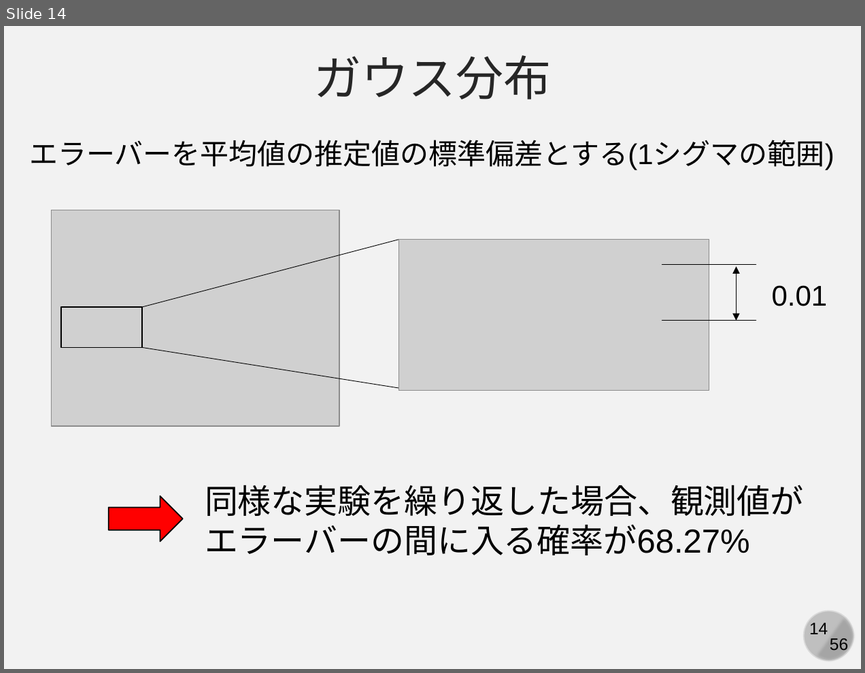
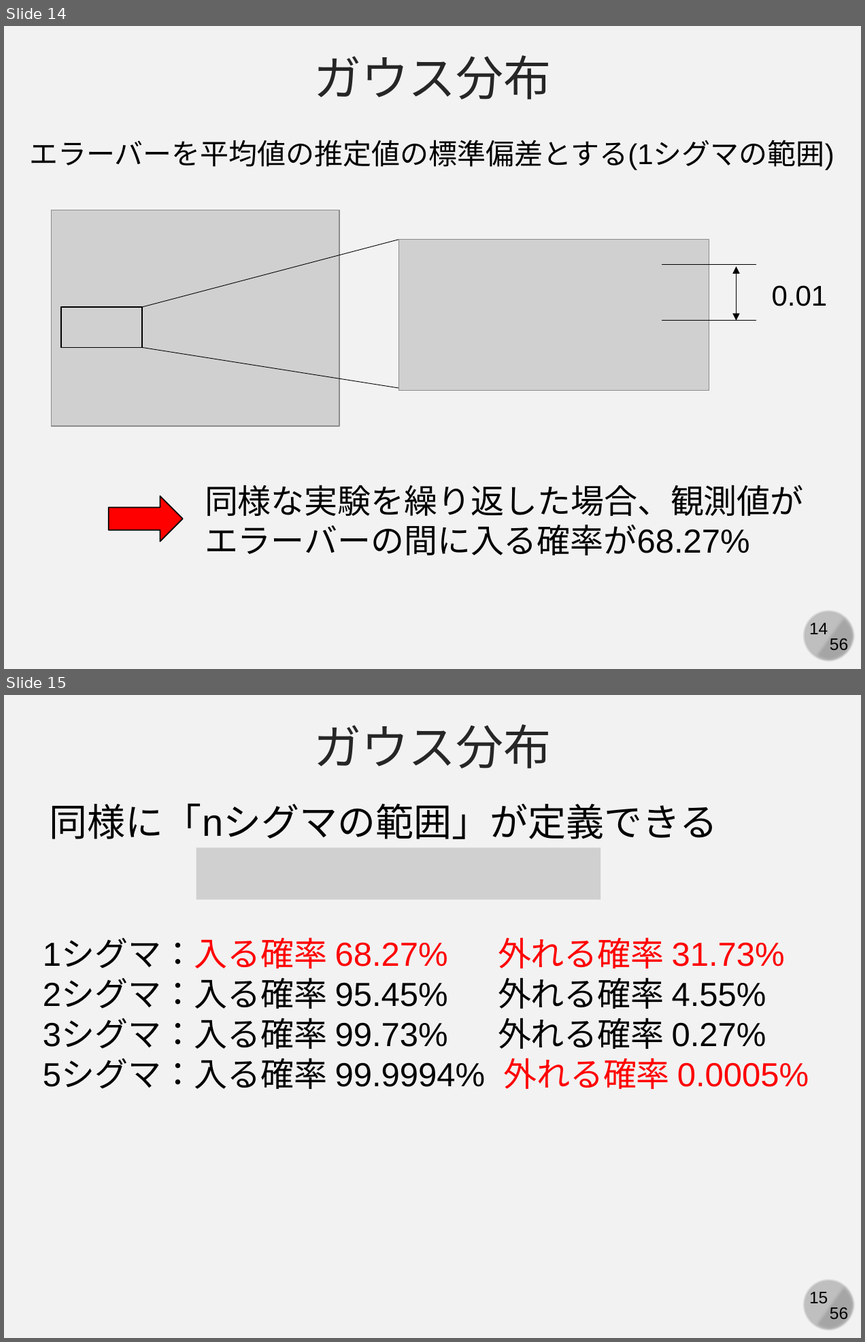
Before and after one commit to kaityo256/simulation_engineering, a slide deck: 03_mc_advanced/simulation03.pptx. Shown one above the other, each under a label of ours: slide 14 before the commit, slides 14 and 15 after it. The pictures are 865x673 and 865x1342 pixels, drawn with LibreOffice and Linux fonts; fonts in the diff are those of the drawing; grey boxes stand for pictures. Boxes give left, top, right and bottom in pixels: in the first picture for what was removed or moved away, otherwise in the second. Text is boxed around its words. In the diff, an @@ line names an element or a change of style, - is before the commit and + after.

```diff
--- a/03_mc_advanced/simulation03.pptx
+++ b/03_mc_advanced/simulation03.pptx
@@ slide 15 added at (x1=4, y1=695, x2=861, y2=1338), background #F2F2F2; not listed: 4 template elements that a slide beside it also shows @@
@@ text added at (x1=313, y1=724, x2=551, y2=768), 40 pt, text #262626 @@
+ガウス分布
@@ text added at (x1=50, y1=803, x2=718, y2=839), 32 pt, text #000000 @@
+同様に「nシグマの範囲」が定義できる
@@ picture added at (x1=196, y1=847, x2=600, y2=900) @@
@@ text added at (x1=43, y1=937, x2=808, y2=1089), 28 pt, text #000000 @@
+1シグマ：入る確率 68.27% 外れる確率 31.73%
+2シグマ：入る確率 95.45% 外れる確率 4.55%
+3シグマ：入る確率 99.73% 外れる確率 0.27%
+5シグマ：入る確率 99.9994% 外れる確率 0.0005%
```
Also in this commit, not shown: 3 slides changed, 8 other slides added, 1 slide removed, 11 other files.
